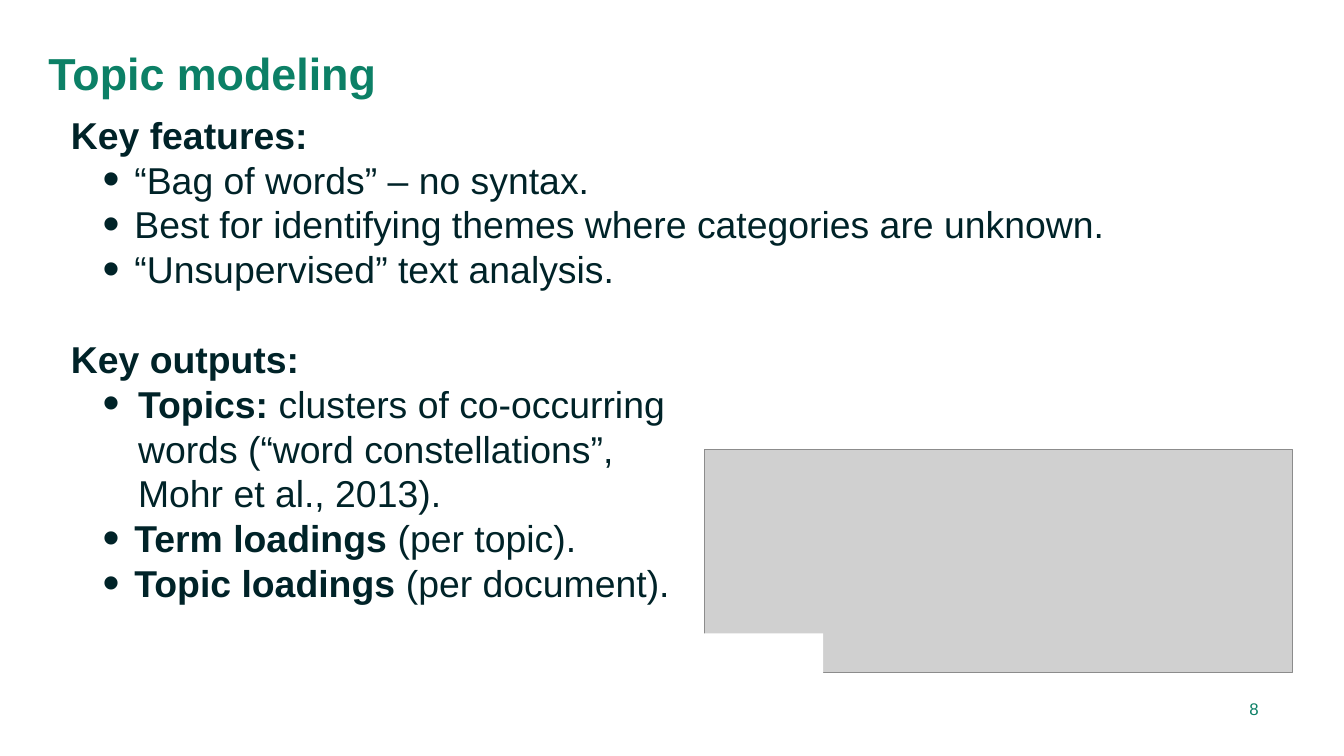
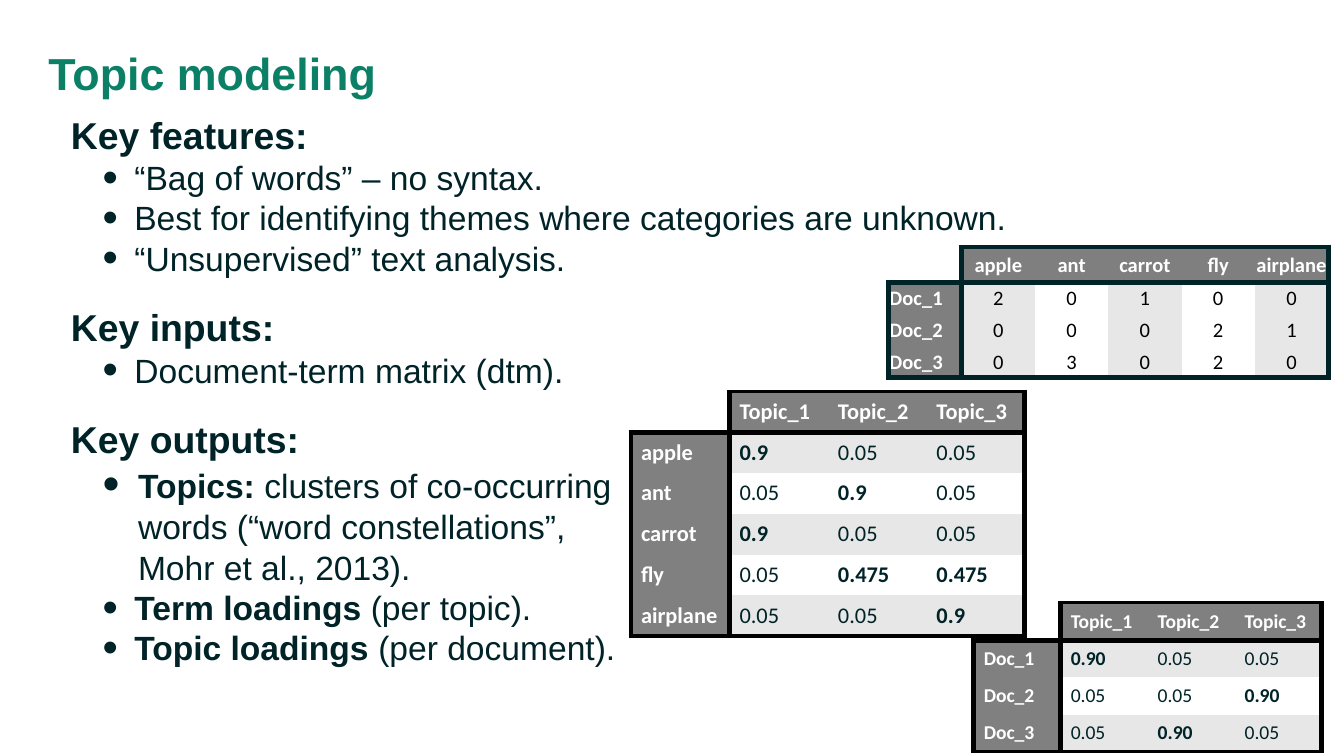
Before and after one commit to RFJHaans/SMS_2022_topicmodeling, a slide deck: slide 7 of Topic modeling workshop.pptx (slide 8 before the commit). Drawn at 1344x756 pixels with LibreOffice and Linux fonts; fonts in the diff are those of the drawing; grey boxes stand for pictures. Boxes give left, top, right and bottom in pixels: in the first picture for what was removed or moved away, otherwise in the second. Text is boxed around its words. In the diff, an @@ line names an element or a change of style, - is before the commit and + after.

```diff
--- a/Topic modeling workshop.pptx
+++ b/Topic modeling workshop.pptx
@@ text at (134, 165, 1006, 666): size 20 to 18 pt in "“Bag of words” – no syntax.", "Best for identifying themes where categories are ...", "“Unsupervised” text analysis.", "Topics: clusters of co-occurring words (“word constellations ..." and 2 more places @@
@@ table added at (888, 247, 1332, 378), 4 rows, 6 columns @@
+ | apple | ant | carrot | fly | airplane
+Doc_1 | 2 | 0 | 1 | 0 | 0
+Doc_2 | 0 | 0 | 0 | 2 | 1
+Doc_3 | 0 | 3 | 0 | 2 | 0
@@ text at (71, 314, 564, 389): paragraphs added @@
+Key inputs:
+  • Document-term matrix (dtm).
@@ table added at (630, 391, 1023, 633), 6 rows, 4 columns @@
+ | Topic_1 | Topic_2 | Topic_3
+apple | 0.9 | 0.05 | 0.05
+ant | 0.05 | 0.9 | 0.05
+carrot | 0.9 | 0.05 | 0.05
+fly | 0.05 | 0.475 | 0.475
+airplane | 0.05 | 0.05 | 0.9
@@ picture removed at (704, 449, 1293, 672) @@
@@ table added at (974, 603, 1324, 751), 4 rows, 4 columns @@
+ | Topic_1 | Topic_2 | Topic_3
+Doc_1 | 0.90 | 0.05 | 0.05
+Doc_2 | 0.05 | 0.05 | 0.90
+Doc_3 | 0.05 | 0.90 | 0.05
@@ rectangle removed at (675, 633, 824, 679) @@
@@ page number at (1249, 701, 1258, 702): text changed @@
-8
+7
```
Also in this commit, not shown: 6 other slides changed, 3 slides added, 10 slides removed.
